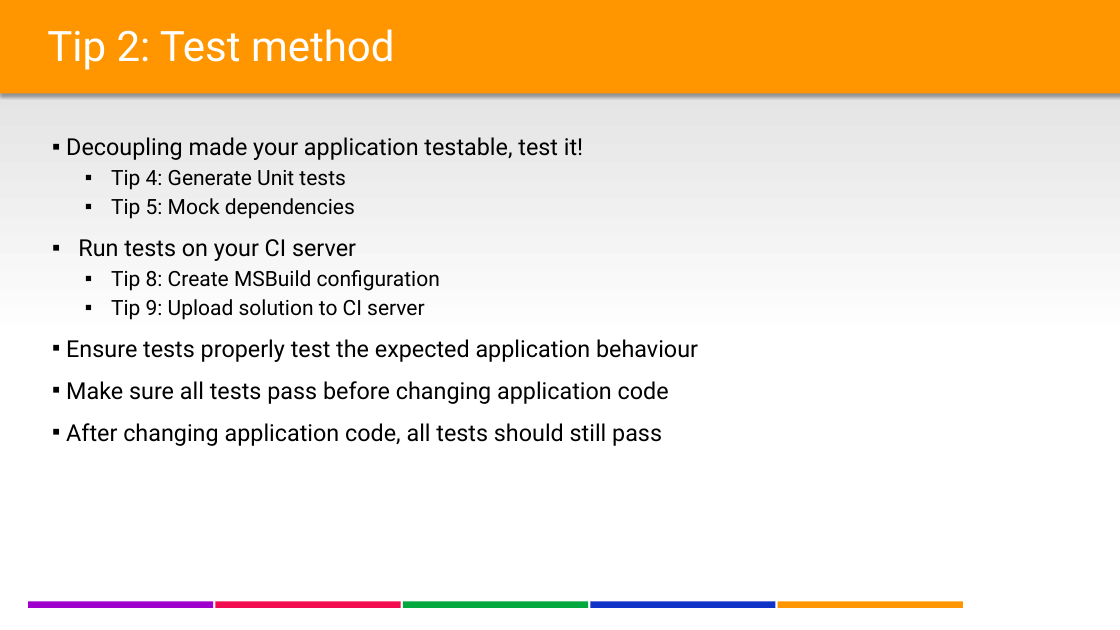
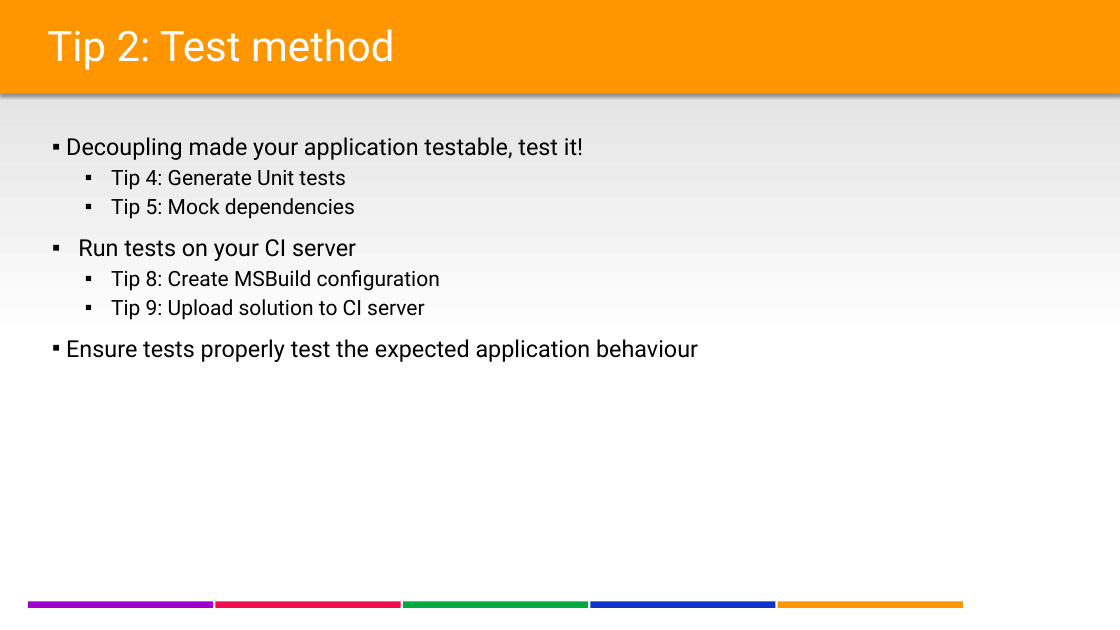
Before and after one commit to lgoldin/TestOrientedDevelopment, a slide deck: slide 21 of DesigningTestableApplications - Part II - DB Integration & Legacy Code.pptx. Drawn at 1120x630 pixels with LibreOffice and Linux fonts; fonts in the diff are those of the drawing; background and template pictures are left out. Boxes give left, top, right and bottom in pixels: in the first picture for what was removed or moved away, otherwise in the second. Text is boxed around its words. In the diff, an @@ line names an element or a change of style, - is before the commit and + after.

```diff
--- a/DesigningTestableApplications - Part II - DB Integration & Legacy Code.pptx
+++ b/DesigningTestableApplications - Part II - DB Integration & Legacy Code.pptx
@@ text at box(66, 381, 669, 446): paragraphs removed @@
-▪ Make sure all tests pass before changing application code
-▪ After changing application code, all tests should still pass
```
Also in this commit, not shown: 7 other slides changed.
